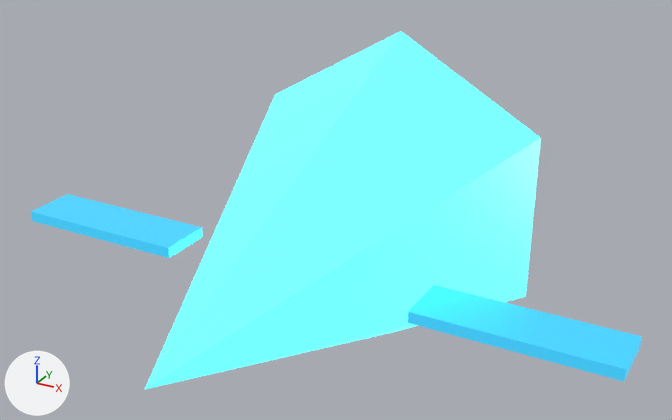
Before and after pictures for a commit that changed the glTF model public/assets/neon_survivor/player_ship.glb.
Camera for both pictures: a 50 mm camera at (1.115, -1.815, 1.403) aimed at (0.056, 0.111, 0.44). Arrows for +X, +Y and +Z are at lower left; the lights stay in place. The first picture is the older version. Where no turn or scale is listed for an object, it has been applied to the vertices.

The first picture shows 'PlayerShip', 'PlayerWing_L', 'PlayerWing_R'.
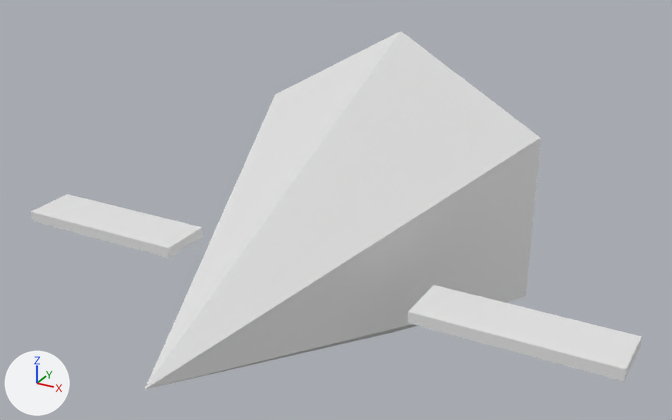
Pixel boxes (x1, y1, x2, y2) of what changed, in the pictures (672 x 420 px):
'PlayerShip', recoloured (cyan to white)
    both: (145, 31, 541, 389)
'PlayerWing_R', recoloured (cyan to white)
    both: (408, 285, 642, 381)
'PlayerWing_L', recoloured (cyan to white)
    both: (31, 194, 203, 258)

The edits, one by one:
me_cone_022 has 7 vertices, 10 faces and spans x -0.433..0.433, y -0.6..0.6, z -0.5..0.5.
me_cone_022 no longer uses material mat_playermat (cyan #59f3ff, glowing cyan #59f3ff).
me_cube_090 has 8 vertices, 12 faces and spans x -0.25..0.25, y -0.075..0.075, z -0.015..0.015.
me_cube_090 no longer uses material mat_playerwing (cyan #3fbce7, glowing cyan #38aad1).
me_cube_091 has 8 vertices, 12 faces and spans x -0.25..0.25, y -0.075..0.075, z -0.015..0.015.
me_cube_091 no longer uses material mat_playerwing_001 (cyan #3fbce7, glowing cyan #38aad1).
